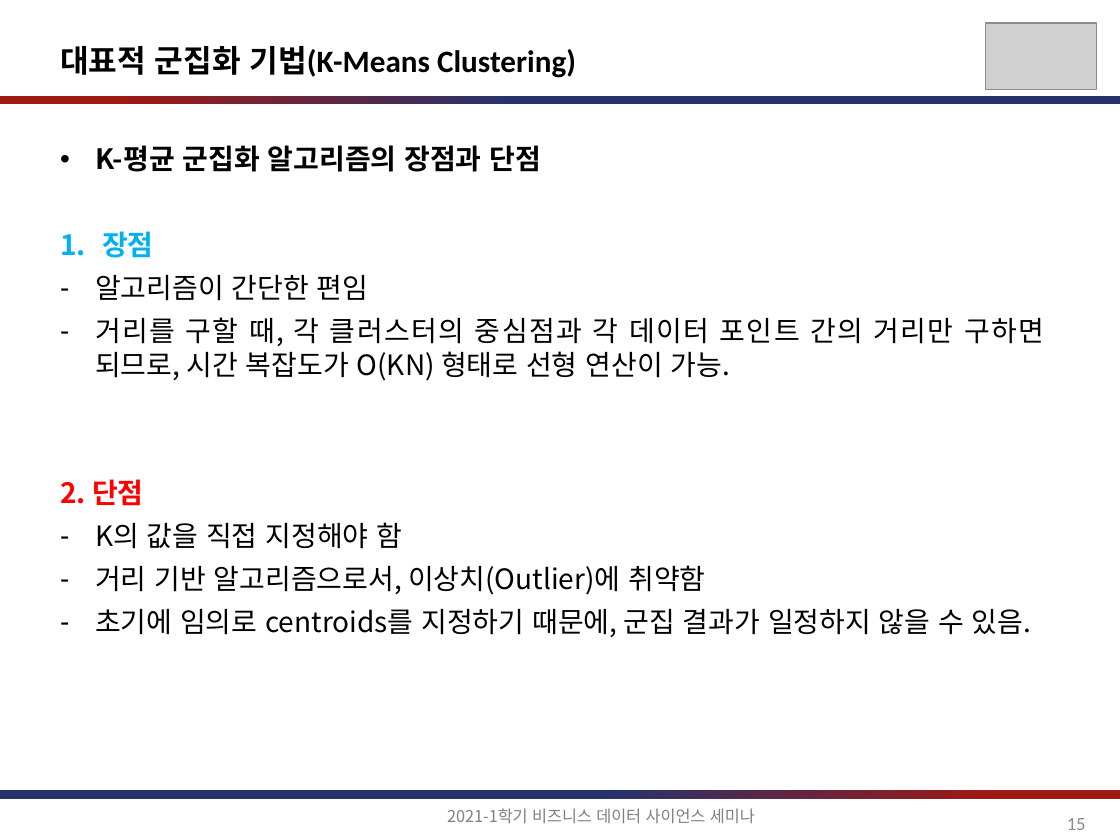
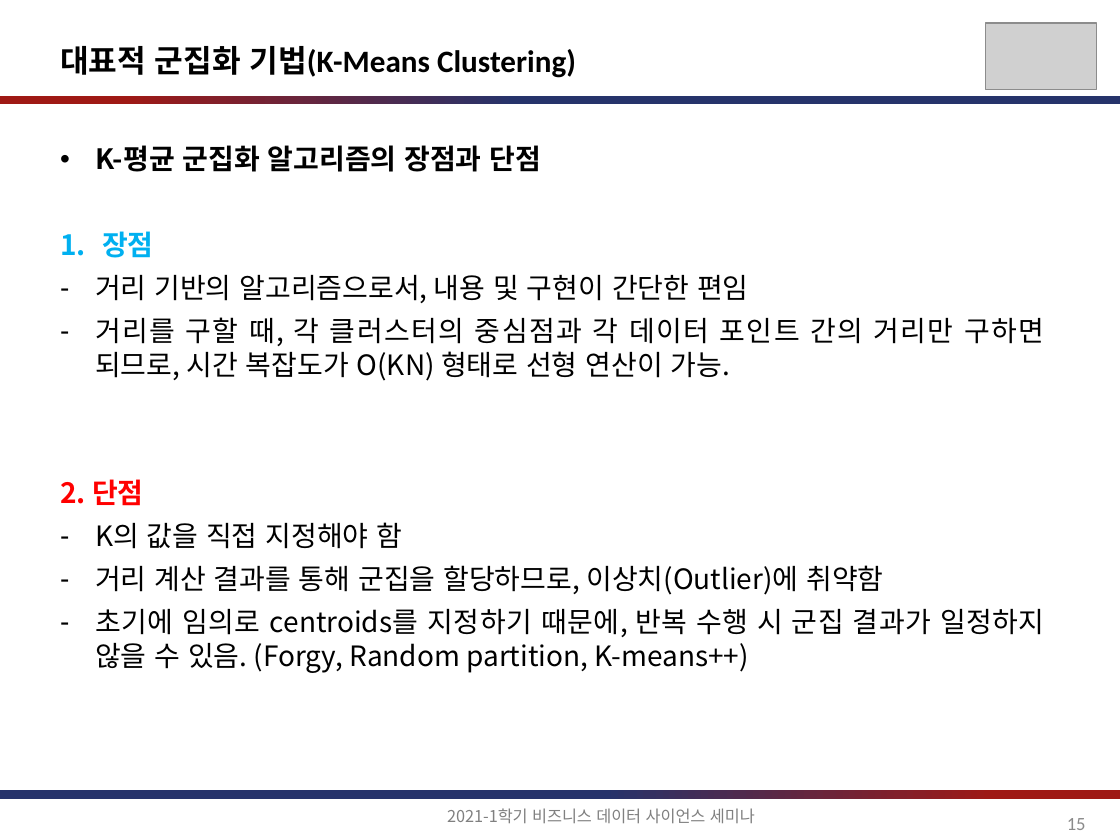
Before and after one commit to jihoahn9303/Seminar_For_Business_DS, a slide deck: slide 15 of document/비즈니스를_위한_데이터과학_6장.pptx. Drawn at 1120x840 pixels with LibreOffice and Linux fonts; fonts in the diff are those of the drawing; grey boxes stand for pictures. Boxes give left, top, right and bottom in pixels: in the first picture for what was removed or moved away, otherwise in the second. Text is boxed around its words. In the diff, an @@ line names an element or a change of style, - is before the commit and + after.

```diff
--- a/document/비즈니스를_위한_데이터과학_6장.pptx
+++ b/document/비즈니스를_위한_데이터과학_6장.pptx
@@ text at [95,275,749,303]: text changed @@
-– 알고리즘이 간단한 편임
+– 거리 기반의 알고리즘으로서, 내용 및 구현이 간단한 편임
@@ text at [95,565,1045,673]: text changed @@
-– 거리 기반 알고리즘으로서, 이상치(Outlier)에 취약함
-– 초기에 임의로 centroids를 지정하기 때문에, 군집 결과가 일정하지 않을 수 있음.
+– 거리 계산 결과를 통해 군집을 할당하므로, 이상치(Outlier)에 취약함
+– 초기에 임의로 centroids를 지정하기 때문에, 반복 수행 시 군집 결과가 일정하지 않을 수 있음. (Forgy, Random partition, K-means++)
```
Also in this commit, not shown: 25 other slides changed.
